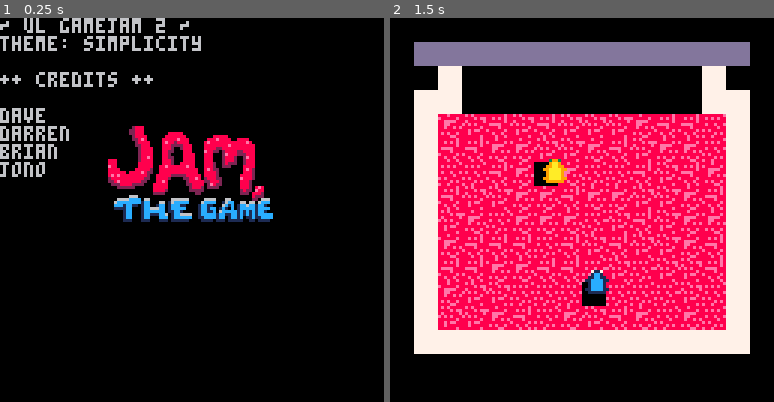
Above: before the commit, frames 1-2 (left to right).
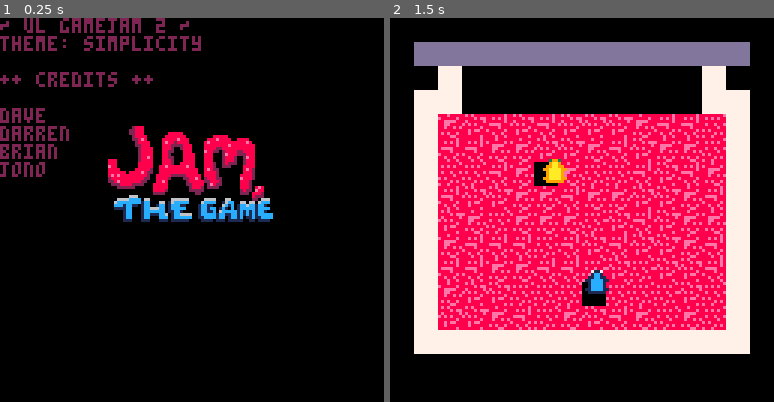
Above: after the commit, the same moments.

Repository: dave-ryley/ULGameJam2
Game: PICO-8 cartridge bin/jamthegame.p8
Same seed, same stepped clock (60 frames per second), same inputs: the game is played once before the commit and once after it.
Inputs:
- Up to frame 1 (0.25 s): no input
- Up to frame 2 (1.5 s): tap X (X key) at 0.33, 1.07 s; tap O (Z key) at 0.7 s

The runs differ from the first frame. In frame 1, 3.3% of the frame differs, in the area x 0-53%, y 0-42%; in frame 2, nothing differs.

Commit message:
title screen - color of text and new build

Diff:
--- a/bin/jamthegame.p8
+++ b/bin/jamthegame.p8
@@ -109,6 +109,7 @@
 --------------------------------------------------------------
 function menuloop()
     if not jam_populated then
+        music(5, 300, 3)
         populate_jam()
     end
     if btn(4) or btn(5) and buttonPress <= 0 then
@@ -120,10 +121,12 @@
 function menudrawloop()
     cls()
     spr(64, 36, 36, 56, 28)
+    color(2)
     print('~ ul gamejam 2 ~');
     print('theme: simplicity');
     print('\n++ credits ++\n')
     print('dave\ndarren\nbrian\njono')
+    color(0)
 end
 
 --------------------------------------------------------------
@@ -157,6 +160,8 @@
     music(0, 300, 3)
     jam_populated = false
     populate_jam()
+    player1.score = 0
+    player2.score = 0
     player1.x = flr(rnd(right_parameter - left_parameter) + left_parameter)
     player1.y = flr(rnd (bottom_parameter - top_parameter) + top_parameter)
     player2.x = flr(rnd(right_parameter - left_parameter) + left_parameter)
@@ -264,9 +269,10 @@
 function enddrawloop()
     cls()
     winner={}
+    winner.score="great"
     if player1.score > player2.score then
         winner = player1
-    elseif player2.score > player1.score then
+    else
         winner = player2
     end
     textlabels={"game over","wins!","score".." "..winner.score,"press button for menu"};
--- a/src/lua/lua.p8
+++ b/src/lua/lua.p8
@@ -120,10 +120,12 @@
 function menudrawloop()
     cls()
     spr(64, 36, 36, 56, 28)
+    color(2)
     print('~ ul gamejam 2 ~');
     print('theme: simplicity');
     print('\n++ credits ++\n')
     print('dave\ndarren\nbrian\njono')
+    color(0)
 end
 
 --------------------------------------------------------------
@@ -266,9 +268,10 @@
 function enddrawloop()
     cls()
     winner={}
+    winner.score="great"
     if player1.score > player2.score then
         winner = player1
-    elseif player2.score > player1.score then
+    else
         winner = player2
     end
     textlabels={"game over","wins!","score".." "..winner.score,"press button for menu"};
